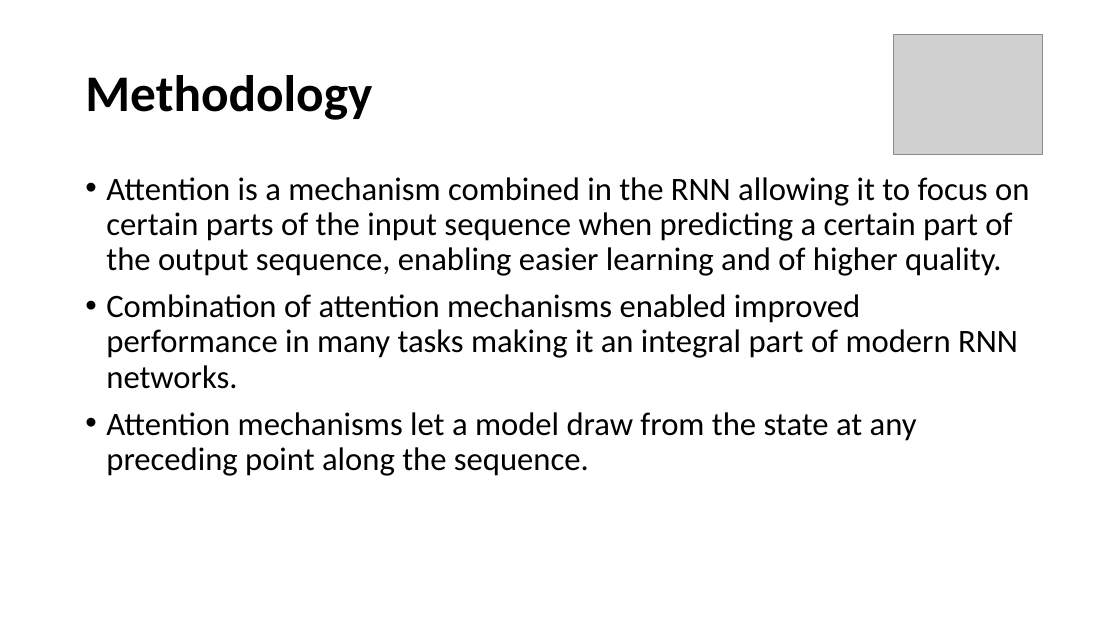
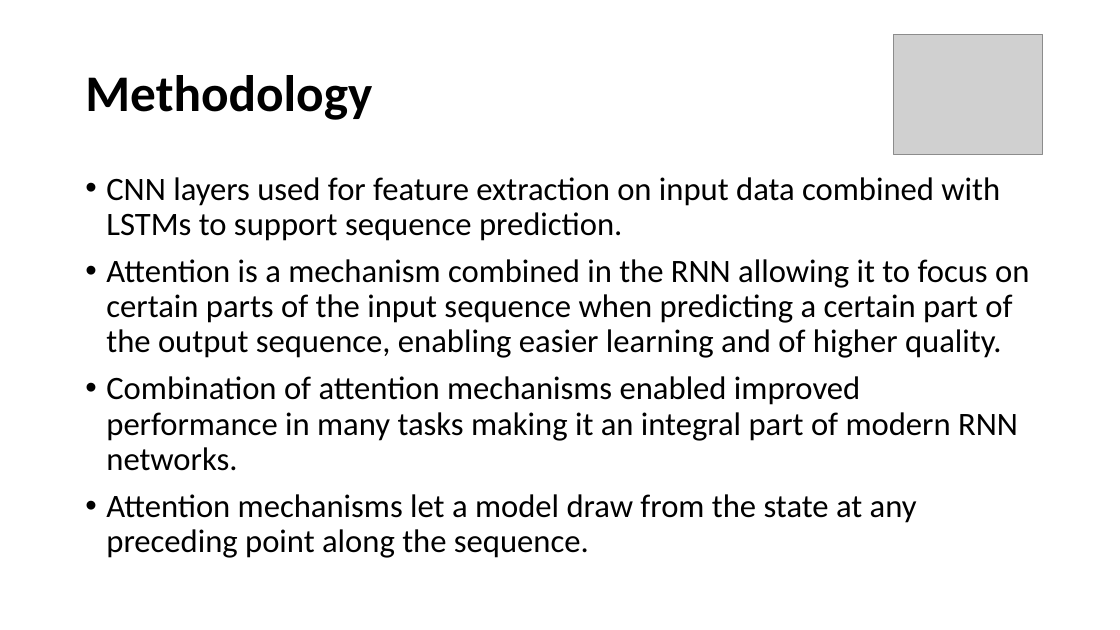
Before and after one commit to satya1013/Fake-News-1, a slide deck: slide 8 of Fake_News_New.pptx (slide 9 before the commit). Drawn at 1120x630 pixels with LibreOffice and Linux fonts; fonts in the diff are those of the drawing; grey boxes stand for pictures. Boxes give left, top, right and bottom in pixels: in the first picture for what was removed or moved away, otherwise in the second. Text is boxed around its words. In the diff, an @@ line names an element or a change of style, - is before the commit and + after.

```diff
--- a/Fake_News_New.pptx
+++ b/Fake_News_New.pptx
@@ text at (106,177,1000,241): paragraph added @@
+• CNN layers used for feature extraction on input data combined with LSTMs to support sequence prediction.
```
Also in this commit, not shown: 10 other slides changed, 4 slides added, 1 slide removed, 11 other files.
